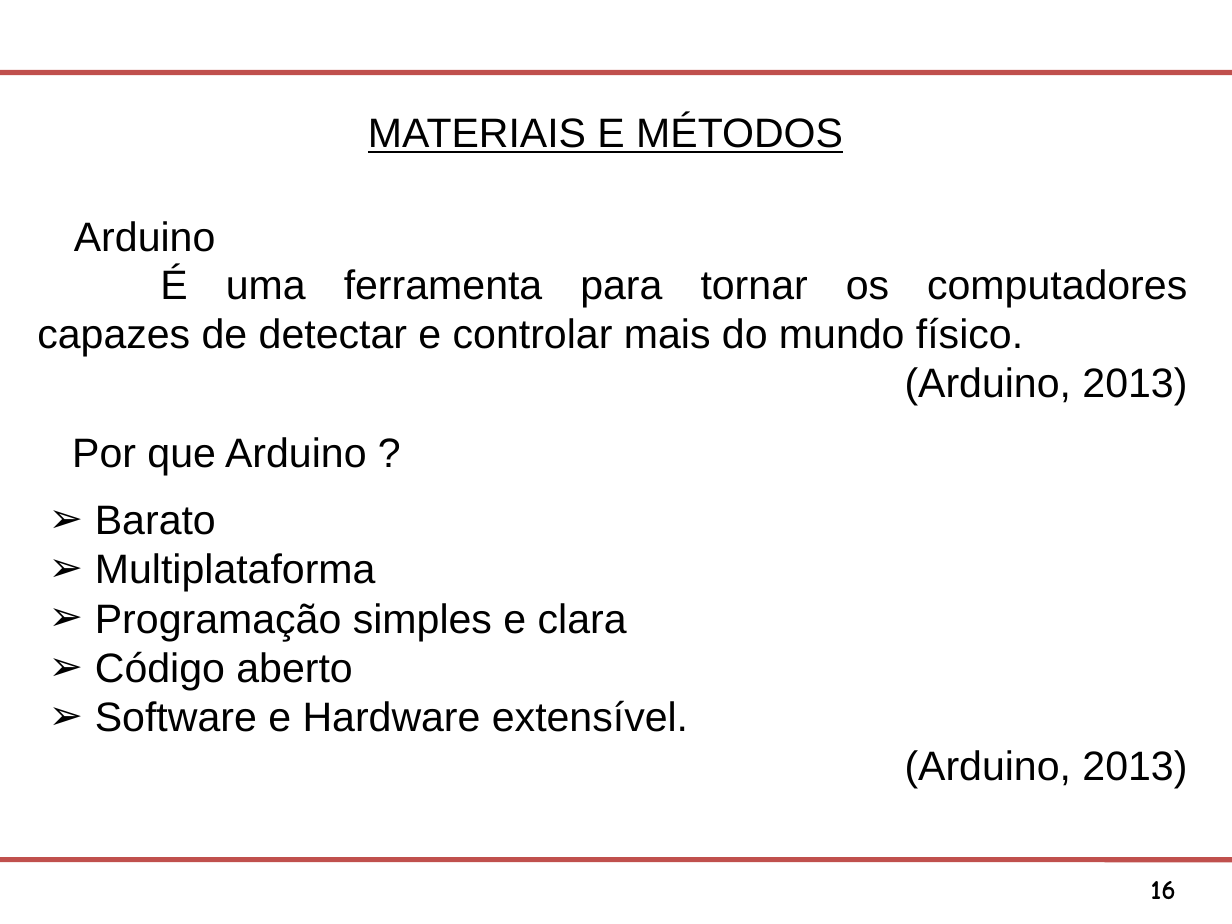
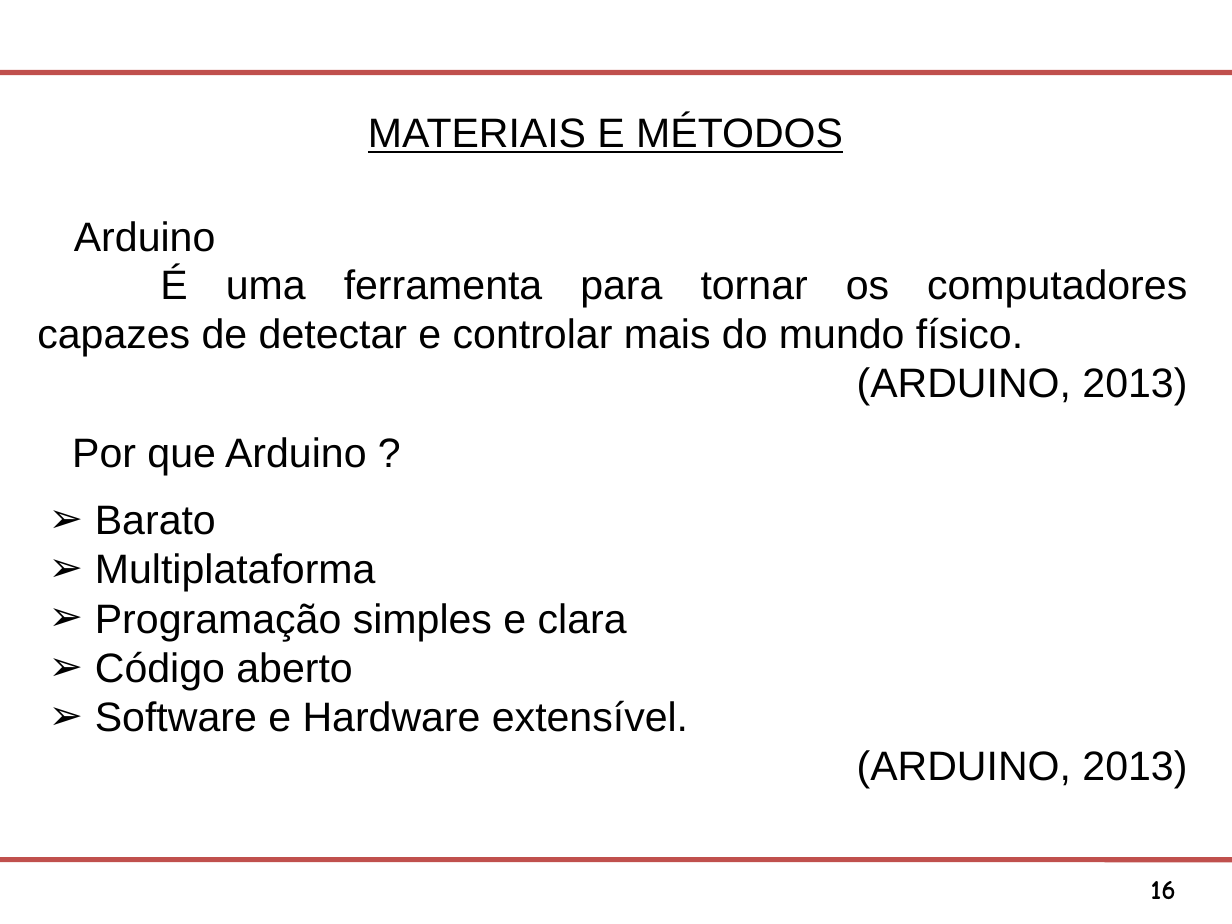
Before and after one commit to Osmar1503/TG, a slide deck: slide 16 of Modelo Apresentacao FATEC SJC.ppt. Drawn at 1232x924 pixels with LibreOffice and Linux fonts; fonts in the diff are those of the drawing; background and template pictures are left out. Boxes give left, top, right and bottom in pixels: in the first picture for what was removed or moved away, otherwise in the second. Text is boxed around its words. In the diff, an @@ line names an element or a change of style, - is before the commit and + after.

```diff
--- a/Modelo Apresentacao FATEC SJC.ppt
+++ b/Modelo Apresentacao FATEC SJC.ppt
@@ text at (857, 367, 1187, 406): text changed @@
-(Arduino, 2013)
+(ARDUINO, 2013)
@@ text at (857, 750, 1187, 789): text changed @@
-(Arduino, 2013)
+(ARDUINO, 2013)
```
Also in this commit, not shown: 8 other slides changed, 1 slide added, 1 slide removed.
